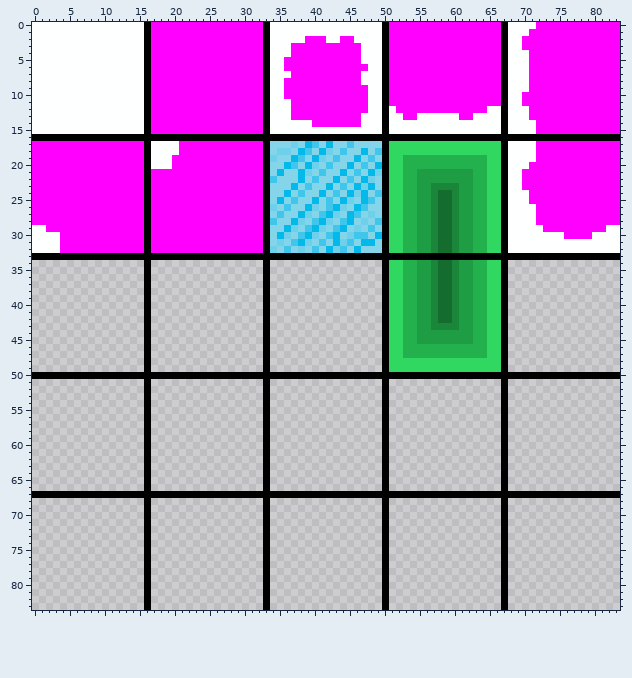
Sprite sheet: Resources/SnowTileset.png. The first picture shows the starting point.
The file is 84x84 pixels. Colours within 5 levels of each other are drawn and written as one.
The same view after the edit:
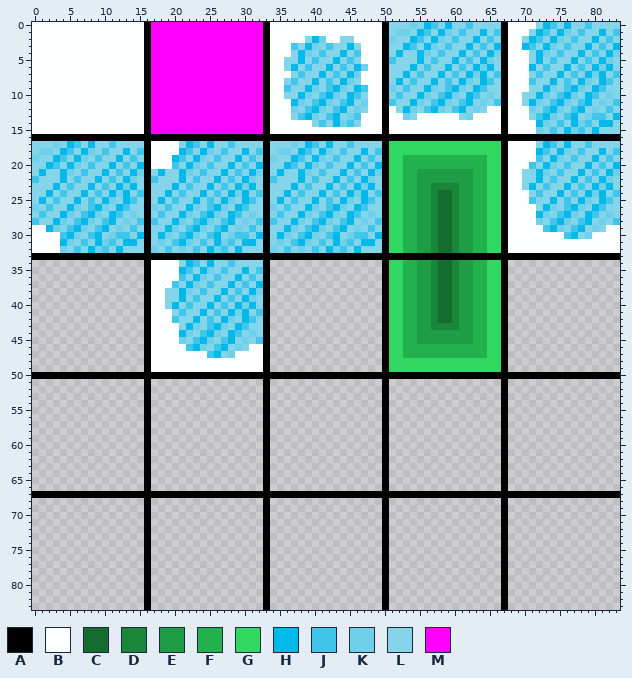
Palette (. is transparent): A #000000  B #feffff  C #156c2f  D #1a863a  E #1e9d44  F #22b14c  G #30d862  H #02b9ea  J #3fc6ea  K #6ed0ea  L #85d5ea  M #ff00ff
The exact change:
Changed rows in their new state; - is an unchanged pixel.
first column x 0:
 0 ---------------------------------------------------LLLKLHJLHLLJLLLL-----LHJLHLLJLLLL
 1 ---------------------------------------------------LKKLHJLHKLJLLHLJ----LHJLHKLJLLHLJ
 2 ---------------------------------------LHK--LL-----KLLHJLHKLJLLHLJL---LHJLHKLJLLHLJL
 3 -------------------------------------JLHKLJLLHL----LLHJLHKLJLLHLJLH---HJLHKLJLLHLJLH
 4 -------------------------------------LHKLJLLHLJ----LHLLHKLJLLHLJLHK----LHKLJLLHLJLHK
 5 ------------------------------------LLHLJLLHLJL----JLLLHLJLLHLJLHKL----LHLJLLHLJLHKL
 6 ------------------------------------LHLJLLHLJLHK---LLLHLJLLHLJLHKHL----HLJLLHLJLHKHL
 7 -------------------------------------LJLLHLJLHK----LLHLJLLHLJLHKHLJ----LJLLHLJLHKHLJ
 8 ------------------------------------LJLLHLJLHKL----LHLJLLHLJLHKLHJL----JLLHLJLHKLHJL
 9 ------------------------------------JLLHKLJHKLHJ---KLJLLHKLJHKLHJLL----LLHKLJHKLHJLL
10 ------------------------------------LLHKLJHKLHJL---LJLLHKLJHKLHJLKL---LLHKLJHKLHJLKL
11 -------------------------------------HKLJHKLJHLK---JLLHKLJHKLJHLKLJ---LHKLJHKLJHLKLJ
12 -------------------------------------KLJHKLJHLKL----LHKLJHKLJHLKL------KLJHKLJHLKLJL
13 -------------------------------------LJHKLJHLKJ------KL------LK--------LJHKLJHLKJJLH
14 ----------------------------------------LJLHKJL-------------------------HKLJLHKJLHHL
15 ------------------------------------------------------------------------KLJLHKJLHLLL
17 LLLKLHJLHLLJLLLL-----LHJLHLLJLLLL---------------------------------------LHJLHLLJLLLL
18 LKKLHJLHKLJLLHLJ-----HJLHKLJLLHLJ---------------------------------------HJLHKLJLLHLJ
19 KLLHJLHKLJLLHLJL----HJLHKLJLLHLJL---------------------------------------JLHKLJLLHLJL
20 LLHJLHKLJLLHLJLH----JLHKLJLLHLJLH--------------------------------------JLHKLJLLHLJLH
21 LHLLHKLJLLHLJLHK-LHLLHKLJLLHLJLHK-------------------------------------LLHKLJLLHLJLHK
22 JLLLHLJLLHLJLHKL-JLLLHLJLLHLJLHKL-------------------------------------LLHLJLLHLJLHKL
23 LLLHLJLLHLJLHKHL-LLLHLJLLHLJLHKHL-------------------------------------LHLJLLHLJLHKHL
24 LLHLJLLHLJLHKHLJ-LLHLJLLHLJLHKHLJ--------------------------------------LJLLHLJLHKHLJ
25 LHLJLLHLJLHKLHJL-LHLJLLHLJLHKLHJL--------------------------------------JLLHLJLHKLHJL
26 KLJLLHKLJHKLHJLL-KLJLLHKLJHKLHJLL---------------------------------------LHKLJHKLHJLL
27 LJLLHKLJHKLHJLKL-LJLLHKLJHKLHJLKL---------------------------------------HKLJHKLHJLKL
28 JLLHKLJHKLJHLKLJ-JLLHKLJHKLJHLKLJ---------------------------------------KLJHKLJHLKLJ
29 --HKLJHKLJHLKLJL-LLHKLJHKLJHLKLJL----------------------------------------JHKLJHLKL--
30 ----JHKLJHLKJJLH-LHKLJHKLJHLKJJLH-------------------------------------------JHLK----
31 ----HKLJLHKJLHHL-LKLJHKLJLHKJLHHL---------------------------------------------------
32 ----KLJLHKJLHLLL-KLJLKLJLHKJLHLLL---------------------------------------------------
34 -----------------BBBBLHJLHLLJLLLL---------------------------------------------------
35 -----------------BBBBHJLHKLJLLHLJ---------------------------------------------------
36 -----------------BBBBJLHKLJLLHLJL---------------------------------------------------
37 -----------------BBBJLHKLJLLHLJLH---------------------------------------------------
38 -----------------BBLLHKLJLLHLJLHK---------------------------------------------------
39 -----------------BBLLHLJLLHLJLHKL---------------------------------------------------
40 -----------------BBLHLJLLHLJLHKHL---------------------------------------------------
41 -----------------BBBLJLLHLJLHKHLJ---------------------------------------------------
42 -----------------BBBJLLHLJLHKLHJL---------------------------------------------------
43 -----------------BBBBLHKLJHKLHJLL---------------------------------------------------
44 -----------------BBBBHKLJHKLHJLKL---------------------------------------------------
45 -----------------BBBBKLJHKLJHLKLJ---------------------------------------------------
46 -----------------BBBBBJHKLJHLKLBB---------------------------------------------------
47 -----------------BBBBBBBBJHLKBBBB---------------------------------------------------
48 -----------------BBBBBBBBBBBBBBBB---------------------------------------------------
49 -----------------BBBBBBBBBBBBBBBB---------------------------------------------------
Boxes around the changes in both pictures, in picture pixels (x1, y1, x2, y2):
changed: (389, 22, 620, 239)
changed: (284, 36, 368, 127)
changed: (32, 141, 263, 372)
